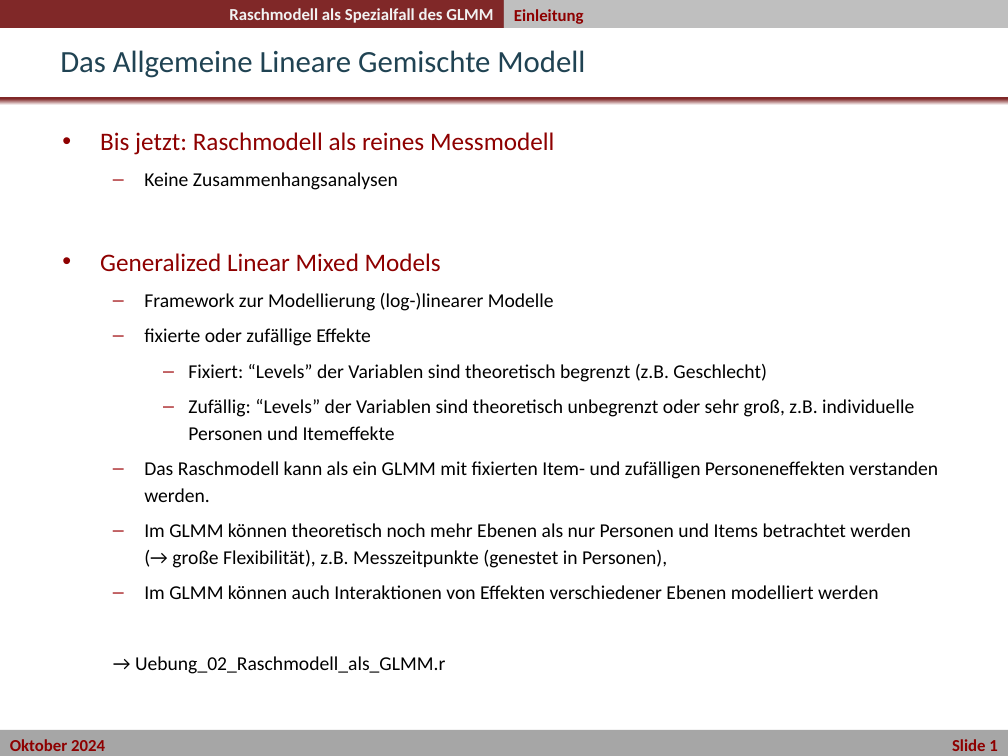
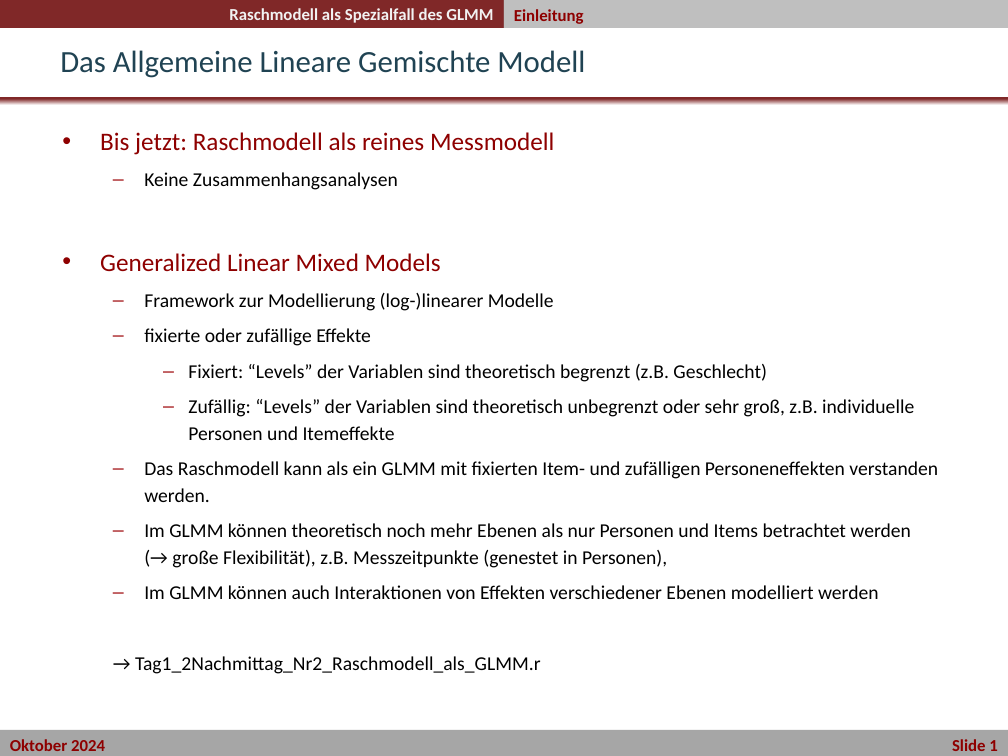
Before and after one commit to nickhaf/IRT_workshop, a slide deck: slide 2 of slides/Tag1_2Nachmittag_Nr2_Raschmodell_als_GLMM/03_Raschmodell_als_GLMM.pptx. Drawn at 1008x756 pixels with LibreOffice and Linux fonts; fonts in the diff are those of the drawing; background and template pictures are left out. Boxes give left, top, right and bottom in pixels: in the first picture for what was removed or moved away, otherwise in the second. Text is boxed around its words. In the diff, an @@ line names an element or a change of style, - is before the commit and + after.

```diff
--- a/slides/Tag1_2Nachmittag_Nr2_Raschmodell_als_GLMM/03_Raschmodell_als_GLMM.pptx
+++ b/slides/Tag1_2Nachmittag_Nr2_Raschmodell_als_GLMM/03_Raschmodell_als_GLMM.pptx
@@ text at <box>135,656,541,674</box>: text changed @@
-  → Uebung_02_Raschmodell_als_GLMM.r
+  → Tag1_2Nachmittag_Nr2_Raschmodell_als_GLMM.r
```
Also in this commit, not shown: 1 other slide changed, 1 slide added, 5 other files.
